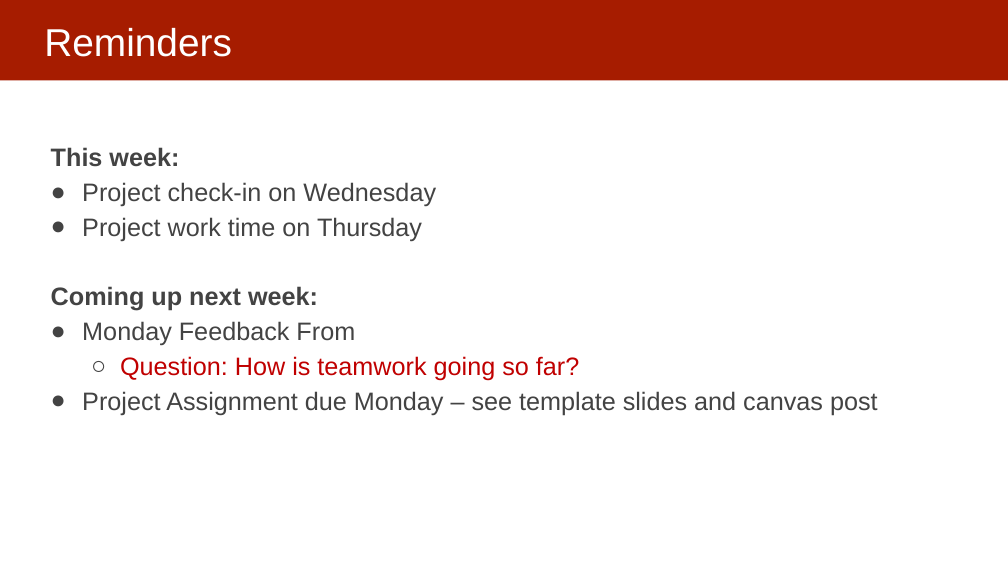
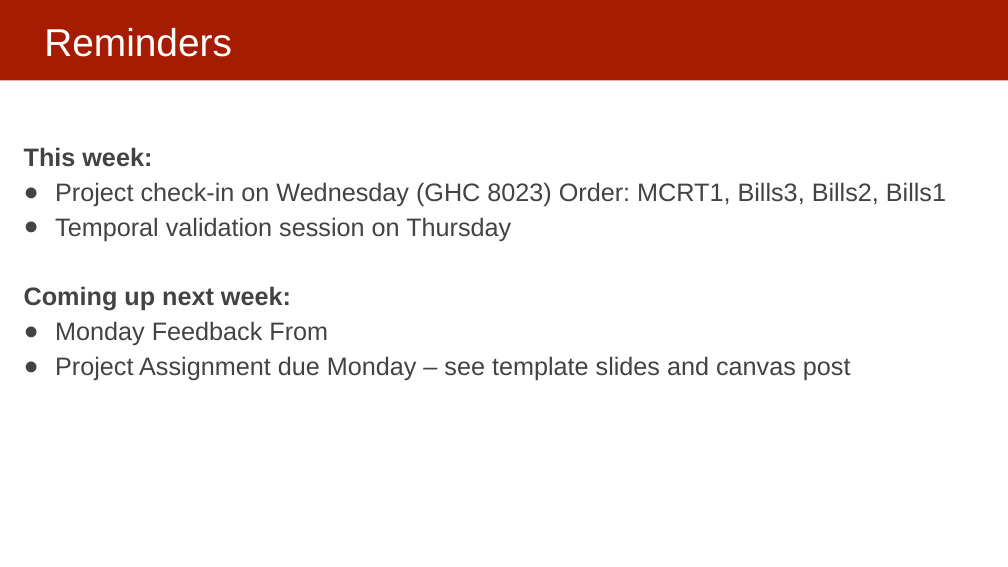
Before and after one commit to dssg/mlforpublicpolicylab, a slide deck: slide 2 of Lectures/11-model-selection-and-validation-part-2.pptx. Drawn at 1008x567 pixels with LibreOffice and Linux fonts; fonts in the diff are those of the drawing. Boxes give left, top, right and bottom in pixels: in the first picture for what was removed or moved away, otherwise in the second. Text is boxed around its words. In the diff, an @@ line names an element or a change of style, - is before the commit and + after.

```diff
--- a/Lectures/11-model-selection-and-validation-part-2.pptx
+++ b/Lectures/11-model-selection-and-validation-part-2.pptx
@@ text "This week:": place and size @@
-text "This week:" at bbox=[51, 147, 878, 415]
+text "This week:" at bbox=[24, 147, 946, 381]
@@ text at bbox=[55, 182, 946, 242]: text changed @@
-● Project check-in on Wednesday
-● Project work time on Thursday
+● Project check-in on Wednesday (GHC 8023) Order: MCRT1, Bills3, Bills2, Bills1
+● Temporal validation session on Thursday
@@ text at bbox=[120, 356, 579, 381]: paragraph removed @@
-  ○ Question: How is teamwork going so far?
```
Also in this commit, not shown: 3 other slides changed, 4 slides removed, 1 other file.
